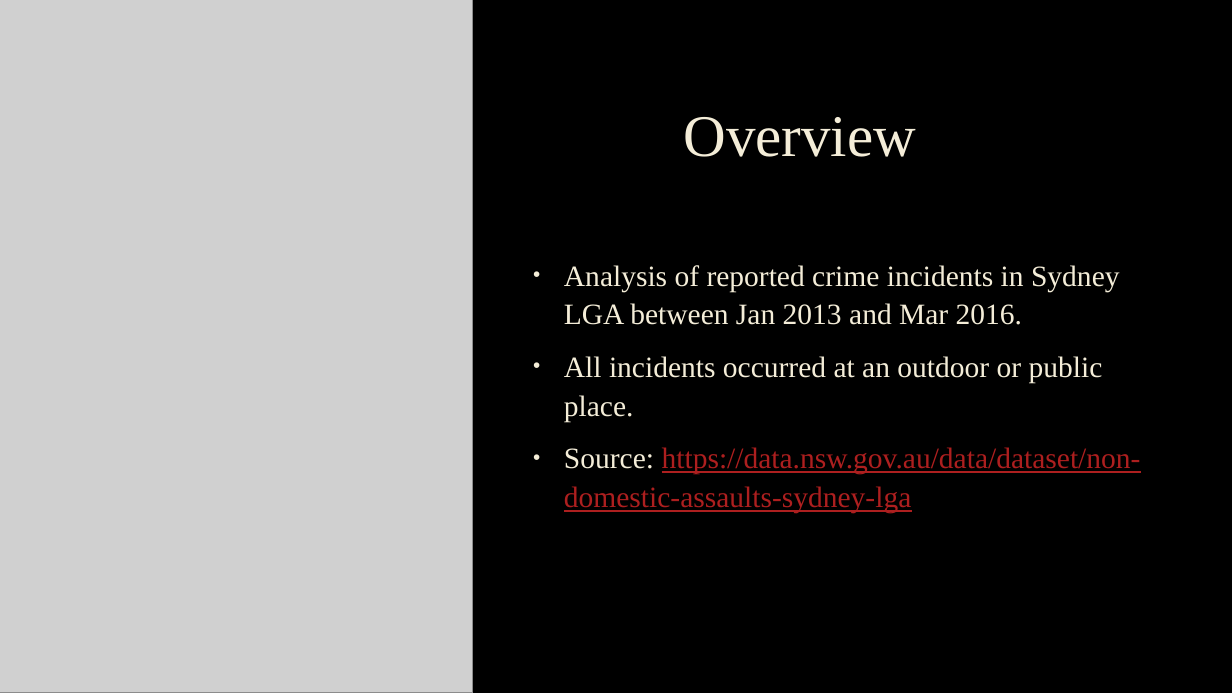
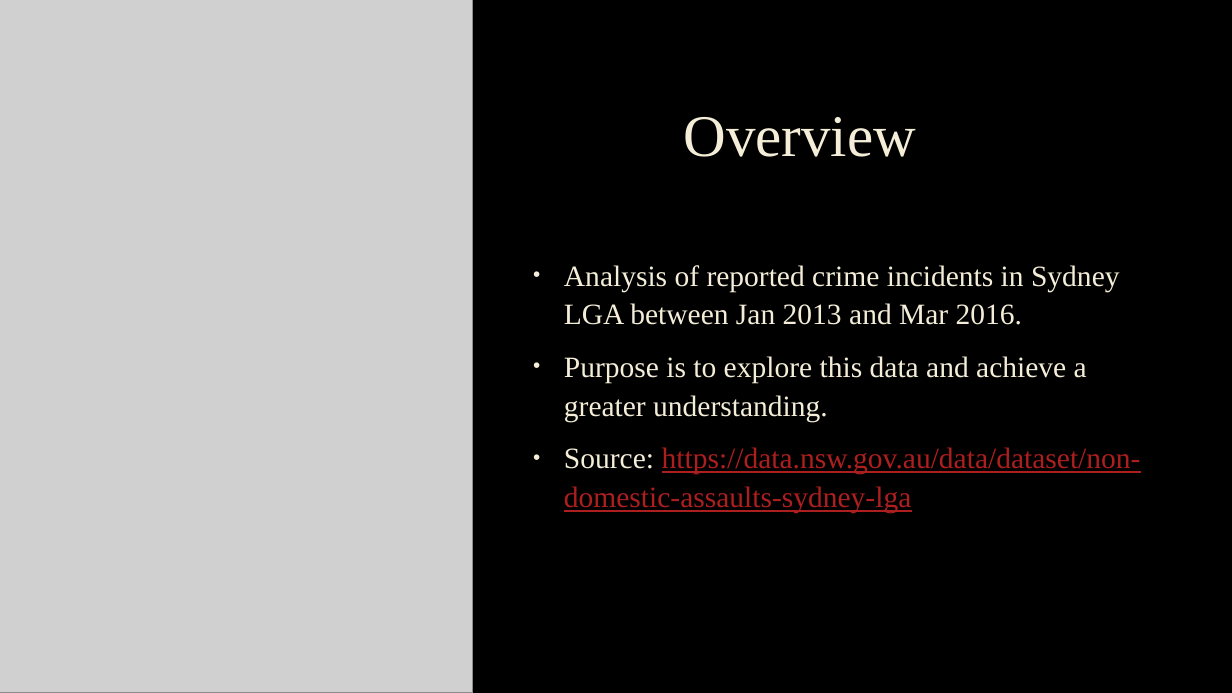
Before and after one commit to sebgiunta/IOD_Mini_Project_1_crimedata, a slide deck: slide 2 of iod_mini_project_crime_data.pptx. Drawn at 1232x693 pixels with LibreOffice and Linux fonts; fonts in the diff are those of the drawing; grey boxes stand for pictures; background and template pictures are left out. Boxes give left, top, right and bottom in pixels: in the first picture for what was removed or moved away, otherwise in the second. Text is boxed around its words. In the diff, an @@ line names an element or a change of style, - is before the commit and + after.

```diff
--- a/iod_mini_project_crime_data.pptx
+++ b/iod_mini_project_crime_data.pptx
@@ text at (564,356,1087,422): text changed @@
-• All incidents occurred at an outdoor or public place.
+• Purpose is to explore this data and achieve a greater understanding.
```
Also in this commit, not shown: 7 other slides changed, 4 slides added, 1 slide removed, 1 other file.
